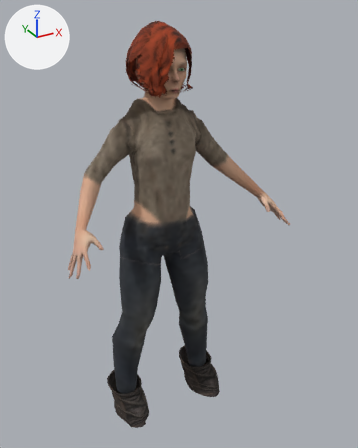
The glTF model examples/character-generator/res/models/characters/kid.glb, before and after one commit.
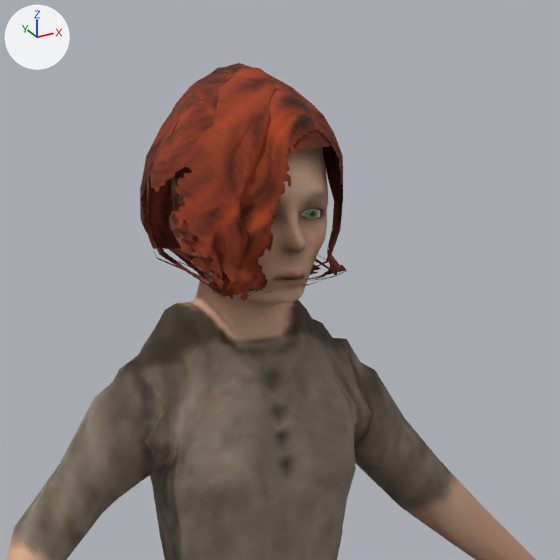
Old and new are each drawn whole from a camera (50 mm lens) standing at (-0.674, -1.277, 1.362) and looking at (0.04, 0.02, 0.713) and again close up on the part from 22% to 73% of the width and 0% to 41% of the height. Arrows for +X, +Y and +Z are at upper left; the lights stay in place. The older version's two pictures come first. Vertices at exactly the same position are counted once.
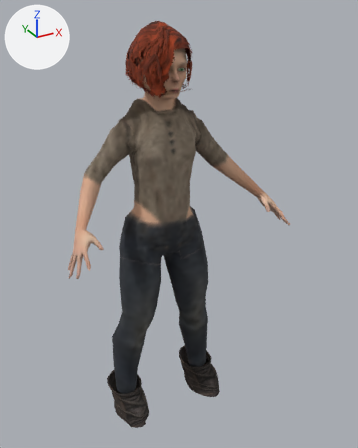
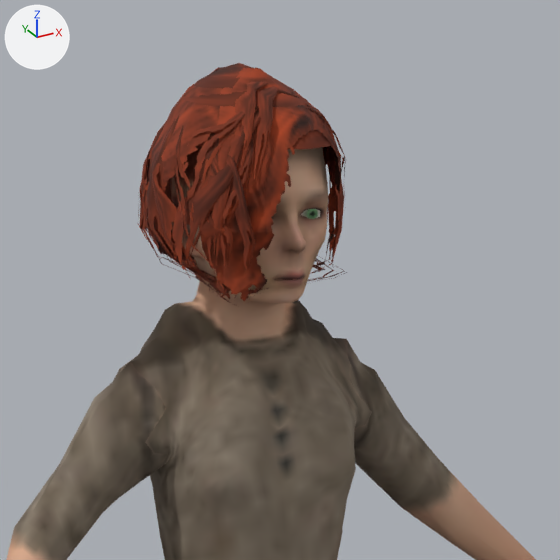
What differs and where, as boxes [x1, y1, x2, y2] in the close-ups (560 x 560 px; the box of a moved part takes in the faces that stretch with it):
part 1 of me_mesh_0, rebuilt: before [150, 119, 221, 293]; after [146, 114, 181, 266]
part 2 of me_mesh_0, rebuilt: before [307, 105, 343, 225]; after [306, 103, 336, 199]
part 3 of me_mesh_0, rebuilt (7% wider): before [315, 146, 343, 267]; after [314, 149, 344, 272]
part 4 of me_mesh_0, rebuilt: before [218, 158, 248, 286]; after [205, 138, 233, 268]
part 5 of me_mesh_0, rebuilt: before [140, 116, 169, 249]; after [138, 127, 162, 253]
part 6 of me_mesh_0, rebuilt: before [175, 150, 246, 278]; after [172, 150, 242, 280]
part 7 of me_mesh_0, rebuilt (not visible afterwards): before [165, 183, 223, 293]
part 8 of me_mesh_0, rebuilt: before [171, 110, 254, 273]; after [178, 105, 258, 212]
part 9 of me_mesh_0, rebuilt: before [241, 85, 298, 183]; after [235, 81, 292, 170]
part 10 of me_mesh_0, rebuilt: before [174, 265, 216, 294]; after [169, 261, 220, 295]
part 11 of me_mesh_0, rebuilt: before [154, 252, 210, 288]; after [159, 259, 214, 293]
part 12 of me_mesh_0, moved or reshaped: before [147, 63, 347, 302]; after [140, 63, 347, 306]

Diff of the bpy script that builds the scene:
```diff
--- a/examples/character-generator/res/models/characters/kid.glb.py
+++ b/examples/character-generator/res/models/characters/kid.glb.py
@@ me_mesh_0 @@
 # used by ob_mesh; location = (0.0, 0.0, 0.0)
-me_mesh_0.from_pydata(...)  # 3753 vertices, 6658 faces; spans x -0.375..0.375, y -0.166..0.197, z -0.007..1.324
+me_mesh_0.from_pydata(...)  # 4040 vertices, 6936 faces; spans x -0.375..0.375, y -0.166..0.194, z -0.007..1.324
+# me_mesh_0 part 1: the loose piece of 28 vertices spanning x -0.095..-0.05, y -0.015..0.089, z 1.132..1.285 is rebuilt with 28 vertices and now spans x -0.097..-0.047, y -0.013..0.089, z 1.134..1.291
+# me_mesh_0 part 2: the loose piece of 28 vertices spanning x 0.026..0.077, y -0.019..0.044, z 1.185..1.292 is rebuilt with 28 vertices and now spans x 0.028..0.08, y -0.005..0.048, z 1.192..1.293
+# me_mesh_0 part 3: the loose piece of 28 vertices spanning x -0.045..0.075, y -0.021..0.042, z 1.13..1.291 is rebuilt with 28 vertices and now spans x -0.045..0.084, y -0.021..0.075, z 1.128..1.293
+# me_mesh_0 part 4: the loose piece of 28 vertices spanning x -0.069..-0.049, y -0.045..0.0, z 1.132..1.267 is rebuilt with 28 vertices and now spans x -0.071..-0.054, y -0.033..0.006, z 1.136..1.267
+# me_mesh_0 part 5: the loose piece of 28 vertices spanning x -0.092..-0.034, y 0.0..0.132, z 1.139..1.294 is rebuilt with 28 vertices and now spans x -0.094..-0.029, y 0.001..0.141, z 1.136..1.289
+# me_mesh_0 part 6: the loose piece of 28 vertices spanning x -0.088..-0.035, y -0.037..0.041, z 1.12..1.273 is rebuilt with 28 vertices and now spans x -0.091..-0.038, y -0.034..0.043, z 1.125..1.274
+# me_mesh_0 part 7: the loose piece of 28 vertices spanning x -0.055..-0.004, y -0.002..0.184, z 1.132..1.293 is rebuilt with 28 vertices and now spans x -0.053..0.005, y -0.001..0.189, z 1.132..1.293
+# me_mesh_0 part 8: the loose piece of 28 vertices spanning x -0.084..-0.006, y -0.027..0.044, z 1.134..1.297 is rebuilt with 28 vertices and now spans x -0.087..-0.008, y -0.016..0.045, z 1.137..1.297
+# me_mesh_0 part 9: the loose piece of 28 vertices spanning x -0.064..0.026, y -0.04..0.025, z 1.208..1.312 is rebuilt with 28 vertices and now spans x -0.068..0.024, y -0.035..0.032, z 1.209..1.313
+# me_mesh_0 part 10: the loose piece of 18 vertices spanning x -0.081..-0.048, y -0.02..0.055, z 1.125..1.153 is rebuilt with 18 vertices and now spans x -0.081..-0.05, y -0.016..0.064, z 1.127..1.156
+# me_mesh_0 part 11: the loose piece of 18 vertices spanning x -0.082..-0.058, y -0.018..0.099, z 1.131..1.161 is rebuilt with 18 vertices and now spans x -0.083..-0.059, y -0.011..0.089, z 1.129..1.158
+# me_mesh_0 part 12: 414 vertices moved from x -0.089..0.077, y -0.047..0.185, z 1.119..1.321 to x -0.086..0.077, y -0.046..0.188, z 1.119..1.321; 397 vertices removed from x -0.091..0.08, y -0.061..0.188, z 1.119..1.321; 684 vertices added at x -0.092..0.092, y -0.064..0.194, z 1.115..1.321
+# other edits to the shape of me_mesh_0 do not show in these pictures
 me_mesh_0.materials.append(mat_skin)
```
